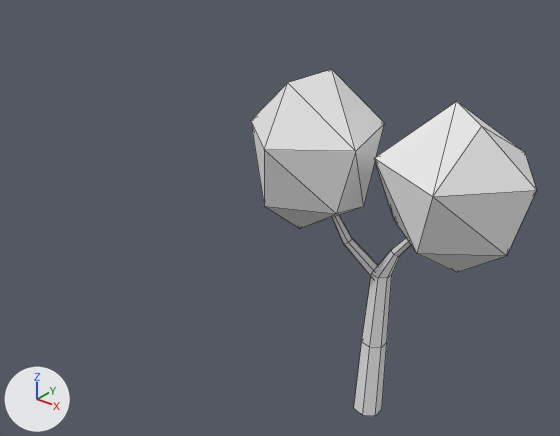
The Blender file _blender/naturaleza.blend as it was, and as the next commit left it.
Both versions are drawn from a camera (50 mm lens) standing at (6.78, -5.71, 5.32) and looking at (2.1, 0.15, 1.69). Arrows for +X, +Y and +Z are at lower left; the lights stay in place. Mesh edges are drawn as thin lines. The same objects are shown in both versions, whatever each file hides.

Objects in the first picture: 'Tree.1'.
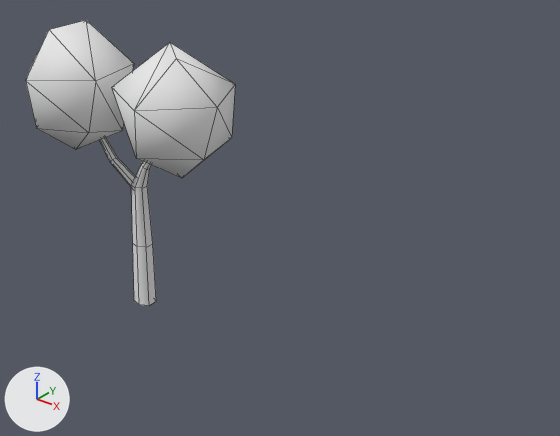
Diff of the bpy script that builds the scene:
```diff
--- a/_blender/naturaleza.blend.py
+++ b/_blender/naturaleza.blend.py
@@ me_tree_1 @@
 me_tree_1.from_pydata(...)  # 88 vertices, 96 faces; spans x -1.27..1.41, y -0.85..0.75, z 0.0..3.55
 # used by ob_tree_1; location = (3.434, -0.042, -0.071)
+# me_tree_1 part 1: all faces are now shaded smooth (96 of 96 changed)
 me_tree_1.materials.append(mat_naturaleza)
@@ ob_tree_1 @@
 ob_tree_1 = bpy.data.objects.new('Tree.1', me_tree_1)
-ob_tree_1.location = (3.434, -0.042, -0.071)
+ob_tree_1.location = (-0.004, -0.042, -0.071)
```

Pixel boxes (x1, y1, x2, y2) of what changed, in the pictures (560 x 436 px):
'Tree.1', shading changed, moved
    before: (251, 69, 536, 416)
    after: (26, 20, 235, 306)
